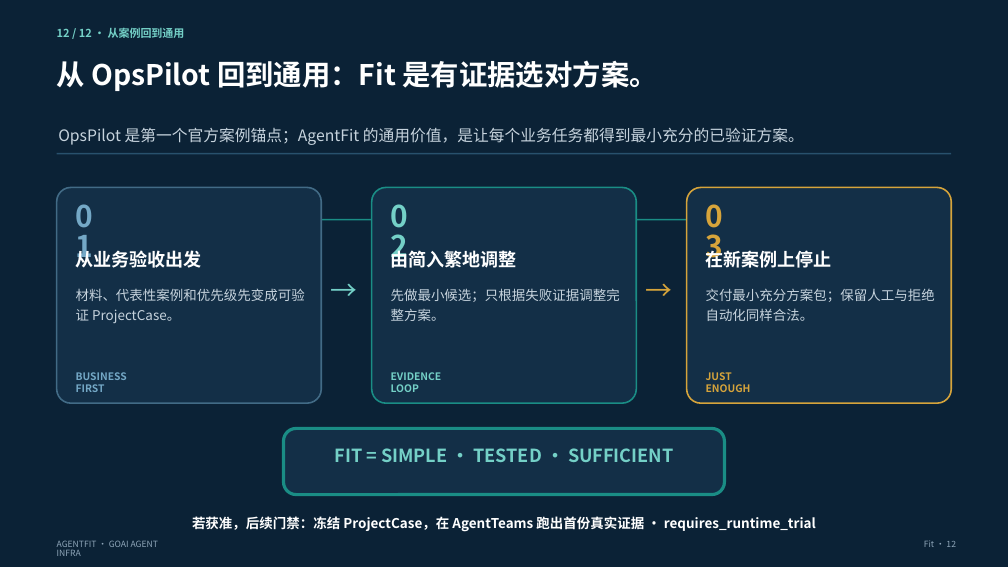
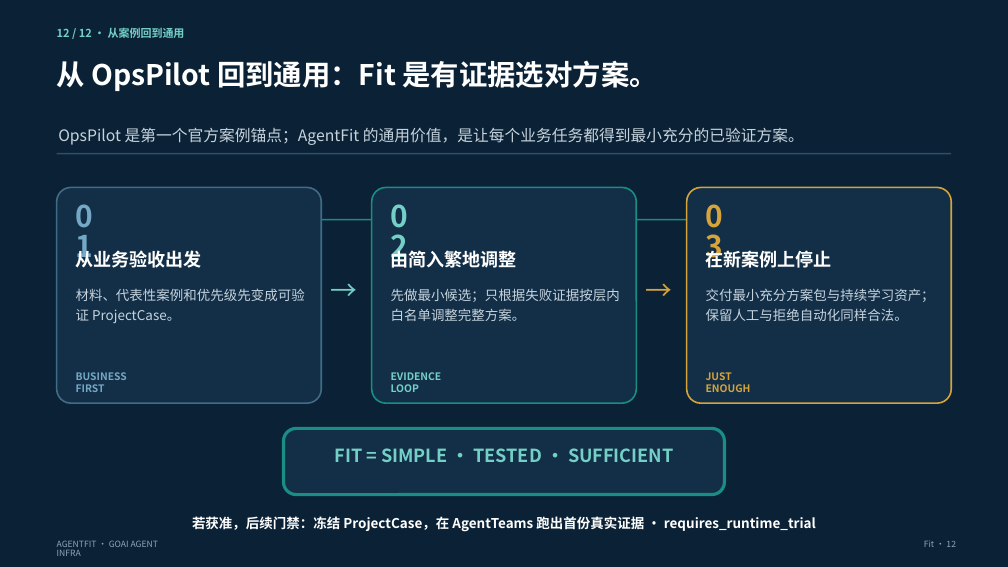
Before and after one commit to kailiangshang/agentfit, a slide deck: slide 12 of competition/2026-08-15/submission/agentfit-submission.pptx. Drawn at 1008x567 pixels with LibreOffice and Linux fonts; fonts in the diff are those of the drawing. Boxes give left, top, right and bottom in pixels: in the first picture for what was removed or moved away, otherwise in the second. Text is boxed around its words. In the diff, an @@ line names an element or a change of style, - is before the commit and + after.

```diff
--- a/competition/2026-08-15/submission/agentfit-submission.pptx
+++ b/competition/2026-08-15/submission/agentfit-submission.pptx
@@ text at (391, 288, 620, 321): text changed @@
-先做最小候选；只根据失败证据调整完整方案。
+先做最小候选；只根据失败证据按层内白名单调整完整方案。
@@ text at (706, 288, 935, 321): text changed @@
-交付最小充分方案包；保留人工与拒绝自动化同样合法。
+交付最小充分方案包与持续学习资产；保留人工与拒绝自动化同样合法。
```
Also in this commit, not shown: 4 other slides changed, 11 other files.
